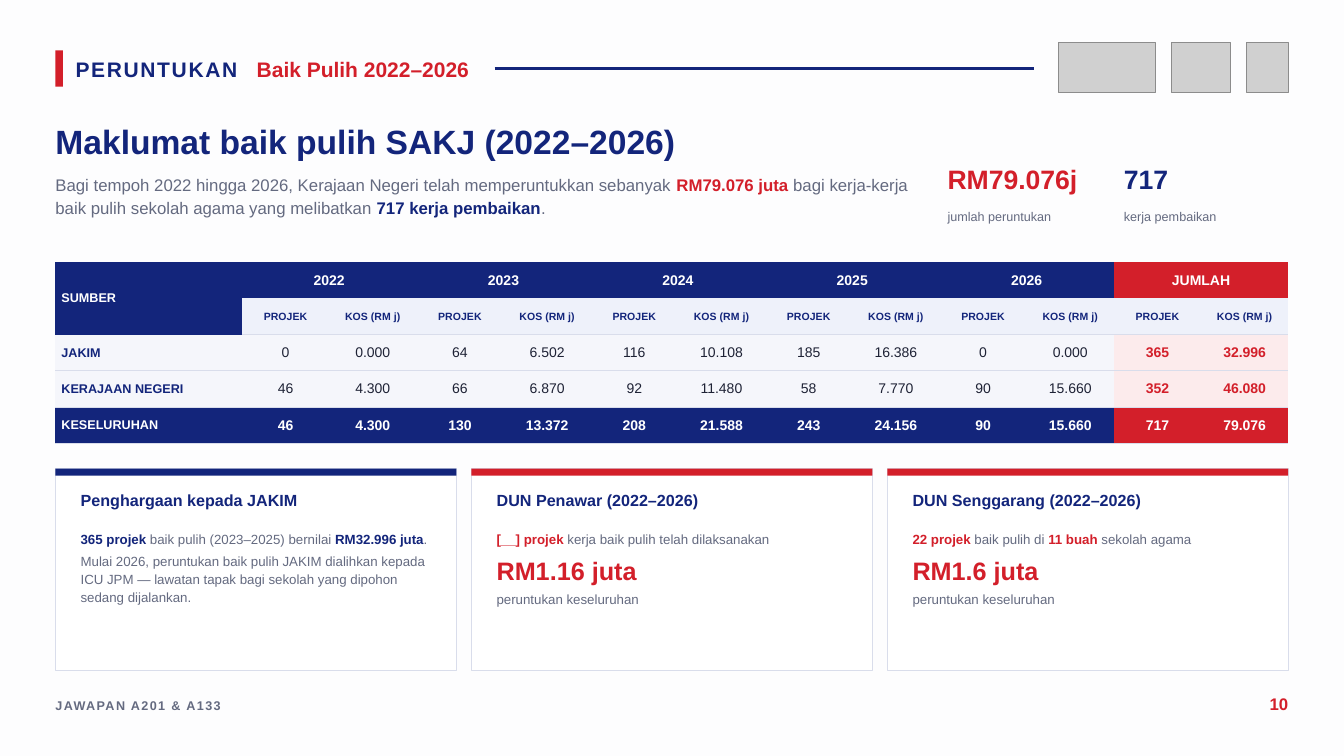
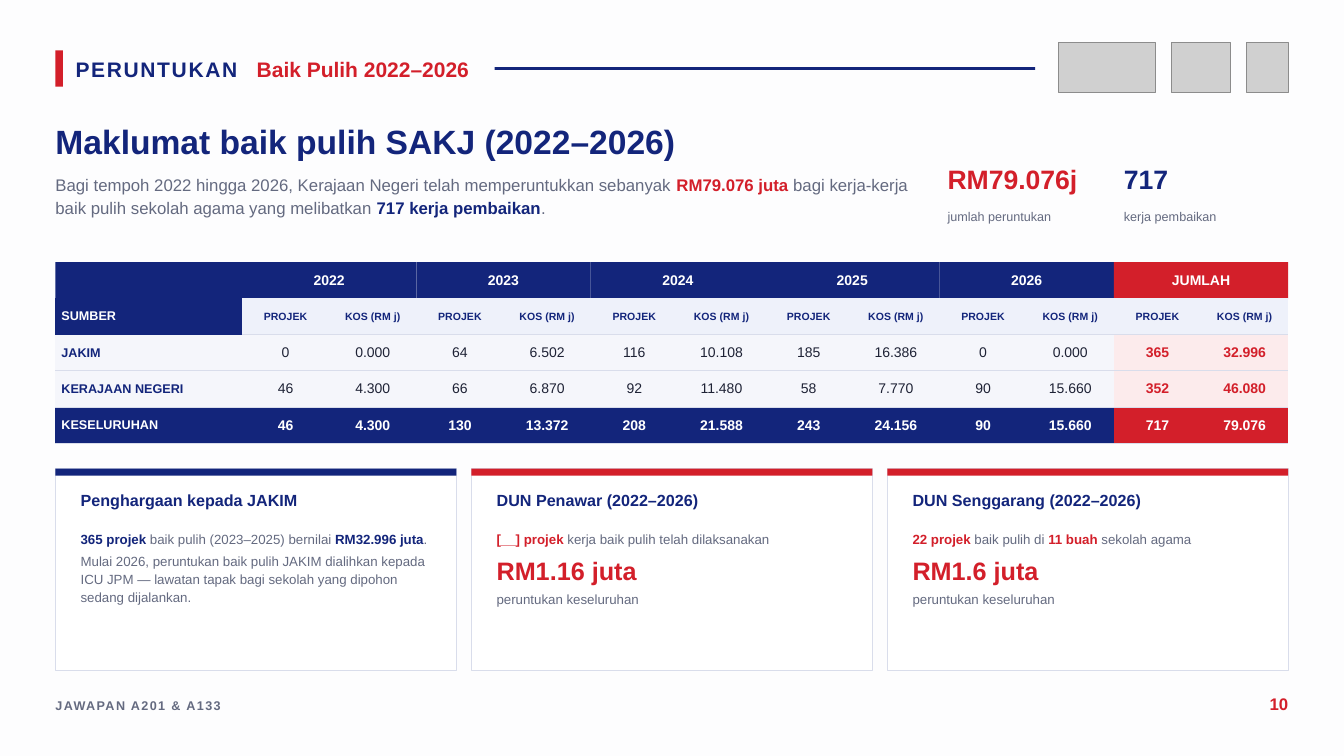
Before and after one commit to nawaljoe/Nawal, a slide deck: slide 10 of infografik-belanjawan-2027/Infografik_Jawapan_A201_A133_Belanjawan2027.pptx. Drawn at 1344x756 pixels with LibreOffice and Linux fonts; fonts in the diff are those of the drawing; grey boxes stand for pictures. Boxes give left, top, right and bottom in pixels: in the first picture for what was removed or moved away, otherwise in the second. Text is boxed around its words. In the diff, an @@ line names an element or a change of style, - is before the commit and + after.

```diff
--- a/infografik-belanjawan-2027/Infografik_Jawapan_A201_A133_Belanjawan2027.pptx
+++ b/infografik-belanjawan-2027/Infografik_Jawapan_A201_A133_Belanjawan2027.pptx
@@ rectangle added at (55, 262, 242, 298), fill #13257B @@
@@ rectangle added at (242, 262, 416, 298), fill #13257B @@
@@ rectangle added at (416, 262, 591, 298), fill #13257B @@
@@ rectangle added at (591, 262, 765, 298), fill #13257B @@
@@ rectangle added at (765, 262, 940, 298), fill #13257B @@
@@ rectangle added at (940, 262, 1114, 298), fill #13257B @@
@@ table at (55, 298, 1282, 444) @@
-row 1: SUMBER | 2022 |  | 2023 |  | 2024 |  | 2025 |  | 2026 |  | JUMLAH | 
-row 2:  | PROJEK | KOS (RM j) | PROJEK | KOS (RM j) | PROJEK | KOS (RM j) | PROJEK | KOS (RM j) | PROJEK | KOS (RM j) | PROJEK | KOS (RM j)
+row 1: SUMBER | PROJEK | KOS (RM j) | PROJEK | KOS (RM j) | PROJEK | KOS (RM j) | PROJEK | KOS (RM j) | PROJEK | KOS (RM j) | PROJEK | KOS (RM j)
@@ table: place and size @@
-table at (55, 262, 1282, 444)
+table at (55, 298, 1282, 444)
```
Also in this commit, not shown: 17 other slides changed, 6 other files.
